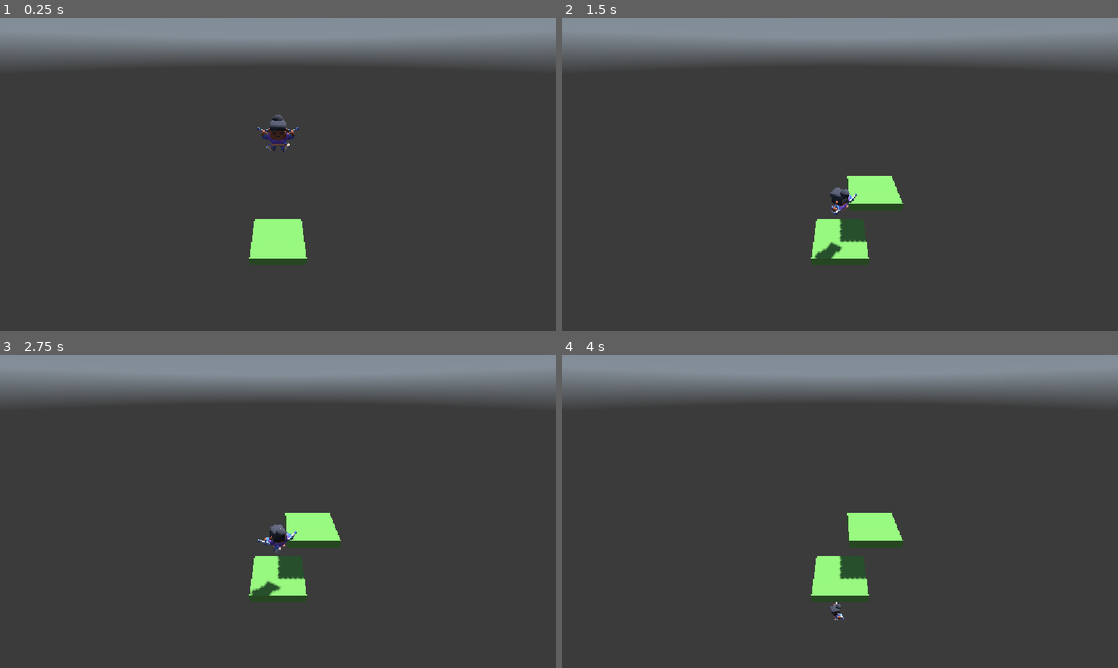
Above: before the commit, frames 1-4 (two rows, left to right).
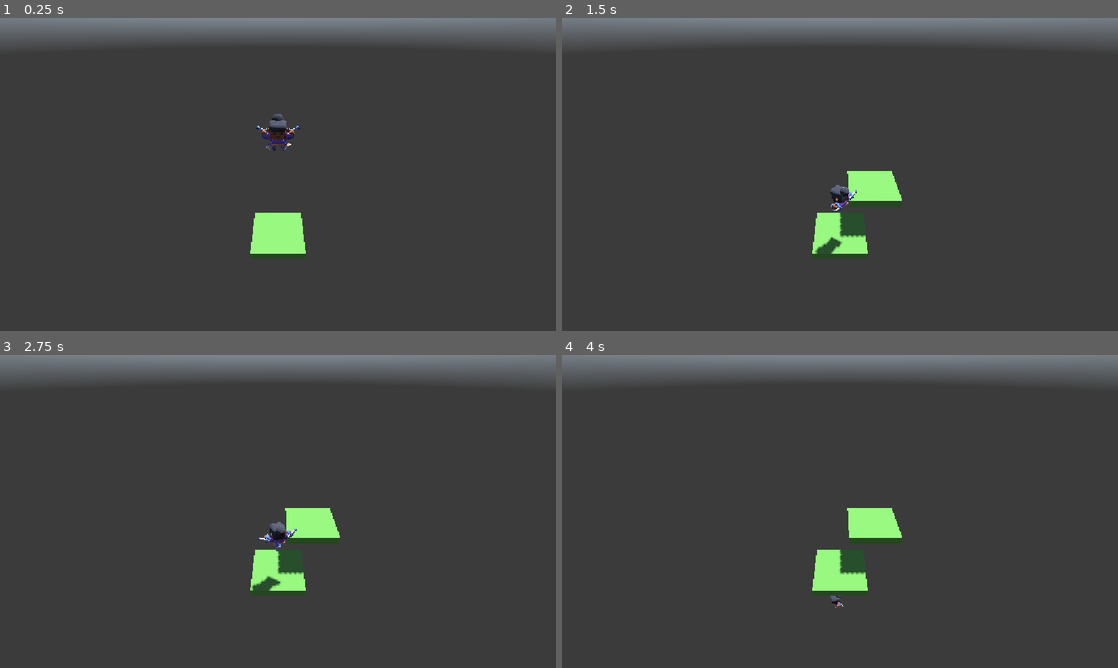
Above: after the commit, the same moments.

Repository: ChristiannYa/sky-pogo
Game: Godot game, scene res://scenes/game/game.tscn
Same seed, same stepped clock (60 frames per second), same inputs: the game is played once before the commit and once after it. A sky picture missing from this copy of the repository is replaced by a grey-blue gradient.
Inputs:
- Up to frame 1 (0.25 s): no input
- Up to frame 2 (1.5 s): hold Right (ui_right) 0.53-1.28 s; hold Left (ui_left) from 1.28 s (still down)
- Up to frame 3 (2.75 s): release Left (ui_left) at 2.03 s; hold Right (ui_right) from 2.03 s (still down)
- Up to frame 4 (4 s): release Right (ui_right) at 2.78 s; hold Up (ui_up) 2.78-3.53 s; hold Left (ui_left) from 3.53 s (still down)

The runs differ from the first frame. In frame 1, 13% of the frame differs, in the area x 0-100%, y 0-79%; in frame 2, 13%; in frame 3, 13%; in frame 4, 13%.

Commit message:
12-platforms-spawning

Diff:
--- a/scenes/game/game.tscn
+++ b/scenes/game/game.tscn
@@ -3,6 +3,7 @@
 [ext_resource type="Texture2D" uid="uid://c24epyjk7176k" path="res://assets/free_-_skybox_cliffside_0.hdr" id="1_sul5r"]
 [ext_resource type="PackedScene" uid="uid://fynnvxbmccyl" path="res://scenes/player/player.tscn" id="3_0sr1o"]
 [ext_resource type="PackedScene" uid="uid://cj2syxkspb8u4" path="res://scenes/spawner/spawner.tscn" id="3_kelw5"]
+[ext_resource type="PackedScene" uid="uid://bvclg3754r5qh" path="res://scenes/player_camera/player_camera.tscn" id="4_kelw5"]
 
 [sub_resource type="PanoramaSkyMaterial" id="PanoramaSkyMaterial_ifgtf"]
 panorama = ExtResource("1_sul5r")
@@ -25,10 +26,10 @@
 transform = Transform3D(-0.8660254, -0.43301278, 0.25, 0, 0.49999997, 0.86602545, -0.50000006, 0.75, -0.43301266, 0, 0, 0)
 shadow_enabled = true
 
-[node name="Camera3D" type="Camera3D" parent="." unique_id=1812175909]
-transform = Transform3D(1, 0, 0, 0, 0.85837436, 0.51302385, 0, -0.51302385, 0.85837436, 0, 9.462723, 8.333847)
-
 [node name="Player" parent="." unique_id=701740785 instance=ExtResource("3_0sr1o")]
 transform = Transform3D(1, 0, 0, 0, 1, 0, 0, 0, 1, 0, 7, 0)
 
 [node name="Spawner" parent="." unique_id=1594236098 instance=ExtResource("3_kelw5")]
+
+[node name="PlayerCamera" parent="." unique_id=55984909 instance=ExtResource("4_kelw5")]
+transform = Transform3D(1, 0, 0, 0, 0.81915206, 0.57357645, 0, -0.57357645, 0.81915206, 0, 10, 8)
--- /dev/null
+++ b/scenes/player_camera/player_camera.tscn
@@ -0,0 +1,3 @@
+[gd_scene format=3 uid="uid://bvclg3754r5qh"]
+
+[node name="PlayerCamera" type="Camera3D" unique_id=55984909]
--- a/scenes/spawner/spawner.gd
+++ b/scenes/spawner/spawner.gd
@@ -2,9 +2,14 @@
 
 
 @export var platform_scene: PackedScene
+@onready var platform: Platform = $Platform
 
+
+func _ready():
+	platform.new.connect(on_spawn_platform)
 
 func on_spawn_platform(old_pos: Vector3):
 	var new_platform: Platform = platform_scene.instantiate()
+	new_platform.new.connect(on_spawn_platform)
 	new_platform.position = old_pos + Vector3(2, 2, -2)
 	add_child(new_platform)
--- a/scenes/spawner/spawner.tscn
+++ b/scenes/spawner/spawner.tscn
@@ -8,5 +8,3 @@
 platform_scene = ExtResource("1_eoeca")
 
 [node name="Platform" parent="." unique_id=1091446454 instance=ExtResource("1_eoeca")]
-
-[connection signal="new" from="Platform" to="." method="on_spawn_platform"]
